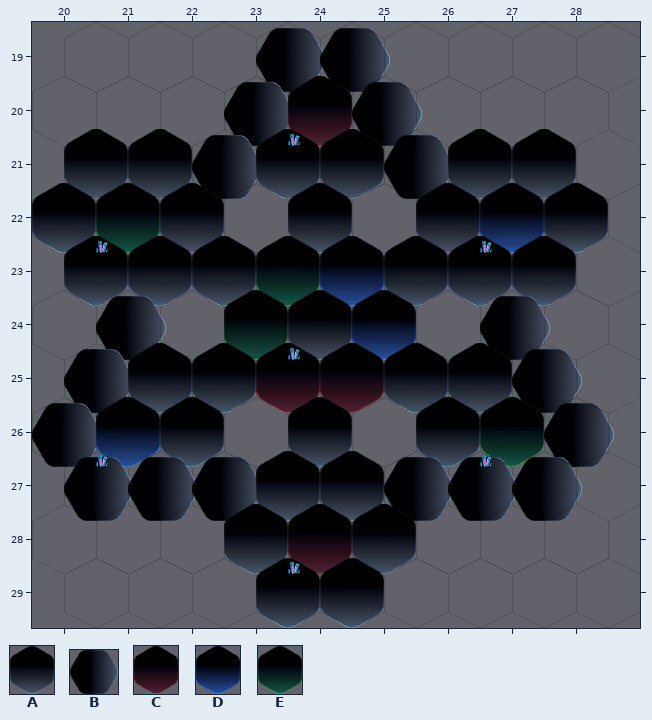
An edit to a level. Tiled map, packages/assets/maps/planet-map/planetMap.tmx. The picture above is the old version.
Cells are 172x188 px. Hexagonal. Every second row is shifted by half a cell. Shown: x 20..28, y 19..29.
Key: from "planet-tiles": A 0 "hex_grey", B 0 flipped on the diagonal "hex_grey", C 1 "hex_red", D 2 "hex_blue", E 3 "hex_green".
_ is an empty cell.
Layers that did not change in this view are not listed.
Layer "Tile Layer 1" before, first column x 20:
19 ___BB____
20 ___BCB___
21 AABAABAA_
22 AEA_A_ADA
23 AAAEDAAA_
24 _B_EAD_B_
25 BAACCAAB_
26 BDA_A_AEB
27 BBBAABBB_
28 ___ACA___
29 ___AA____
After:
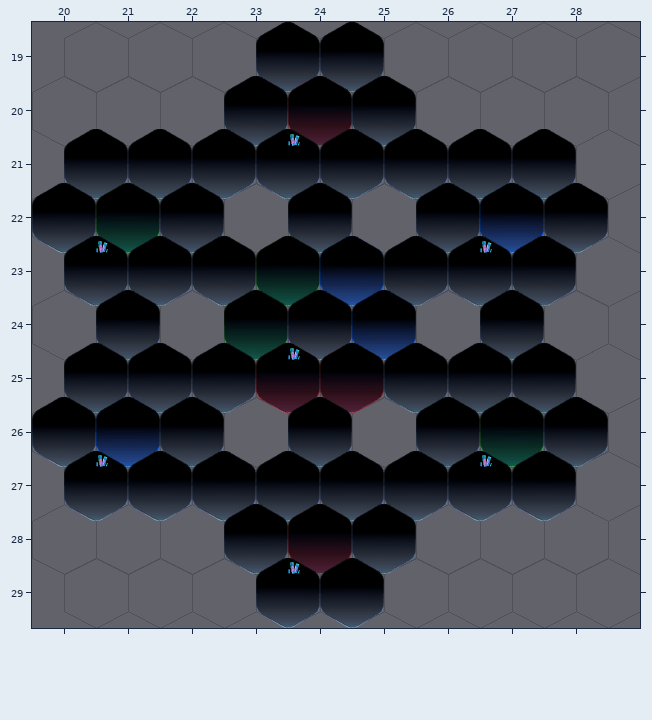
Edits made:
Changed rows in their new state; . is an unchanged cell.
Layer "Tile Layer 1":
first column x 20:
19 ...AA....
20 ...A.A...
21 ..A..A...
24 .A.....A.
25 A......A.
26 A.......A
27 AAA..AAA.
Boxes around the changes in both pictures, in picture pixels (x1, y1, x2, y2):
changed: (192, 22, 449, 199)
changed: (32, 290, 257, 521)
changed: (384, 290, 614, 521)
